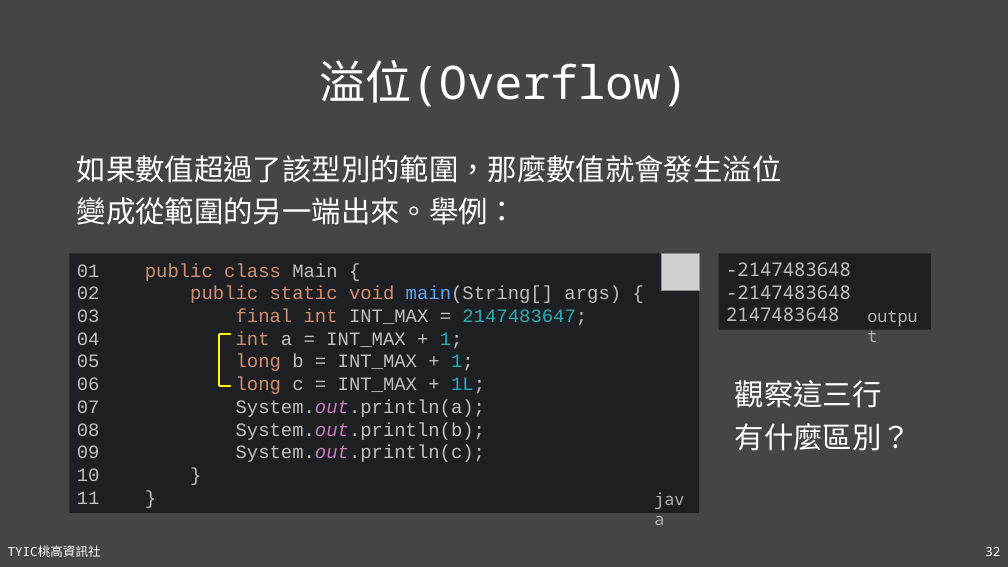
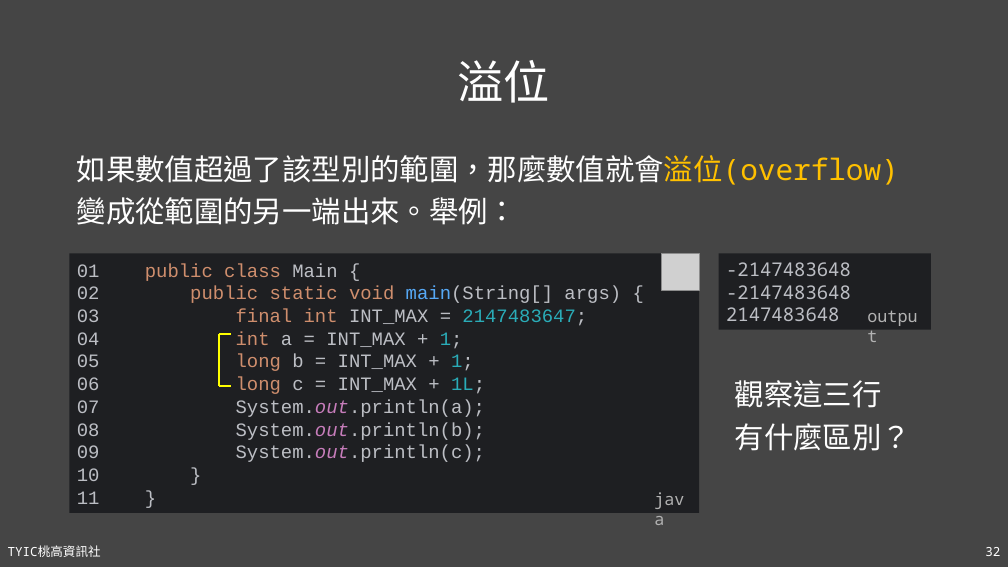
Before and after one commit to TYSHIC/slides, a slide deck: slide 32 of powerpoint/04_初探Java.pptx. Drawn at 1008x567 pixels with LibreOffice and Linux fonts; fonts in the diff are those of the drawing; grey boxes stand for pictures. Boxes give left, top, right and bottom in pixels: in the first picture for what was removed or moved away, otherwise in the second. Text is boxed around its words. In the diff, an @@ line names an element or a change of style, - is before the commit and + after.

```diff
--- a/powerpoint/04_初探Java.pptx
+++ b/powerpoint/04_初探Java.pptx
@@ title at [458, 60, 550, 103]: text changed @@
-溢位(Overflow)
+溢位
@@ text at [77, 155, 899, 185]: text changed @@
-如果數值超過了該型別的範圍，那麼數值就會發生溢位
+如果數值超過了該型別的範圍，那麼數值就會溢位(overflow)
```
Also in this commit, not shown: 17 other slides changed, 10 other files.
